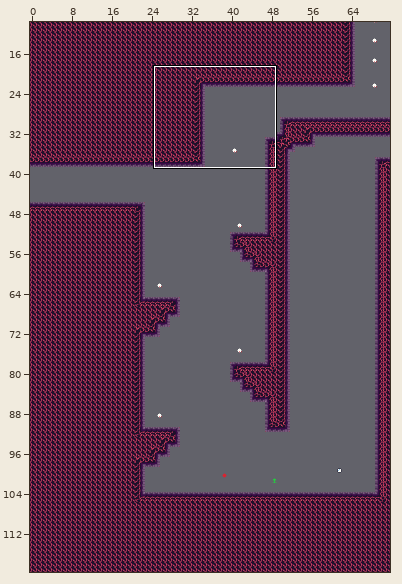
A Tiled map (JSON) gets an edit: assets/world/room/fire1a.json. The picture above shows the old version from afar; the outline marks the close-up.
Close-up. Before the commit:
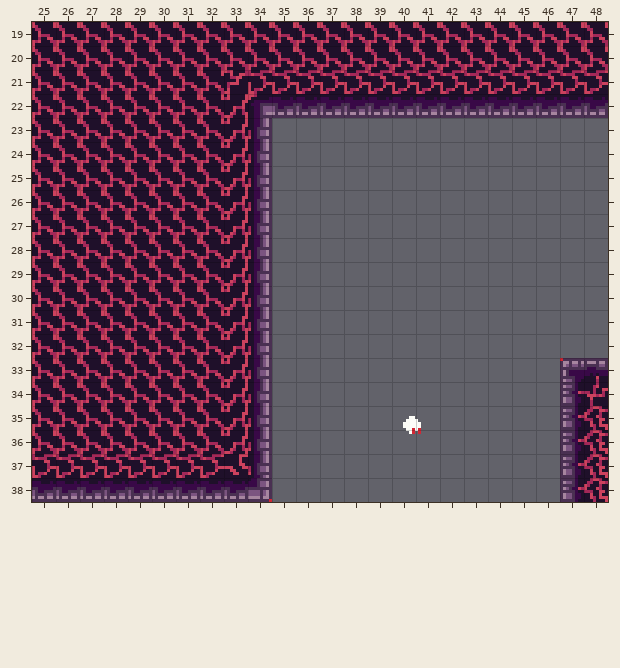
Cells are 8x8 px. Shown: x 25..48, y 19..38. The commit also changed other parts of the map, which this record leaves out.
After the commit:
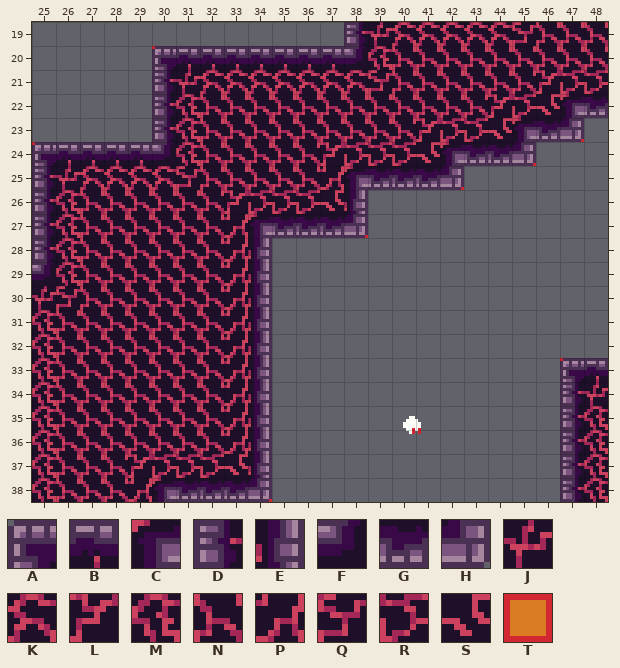
Key: from "fire": A 0, B 1, C 3, D 13, E 15, F 17, G 27, H 28, J 49, K 50, L 60, M 62, N 63, P 64, Q 74, R 76, S 77; from "tools": T 1 "ground".
_ is an empty cell, # one hidden under a higher layer.
The exact change:
Layer "draft":
y 19: x 25..37 ############# -> _____________
y 20..22: x 25..29 ##### -> _____
y 23: x 25..29 ##### -> _____; x 47 _ -> T
y 24: x 45 _ -> T
y 25: x 42 _ -> T
y 27: x 38 _ -> T
Layer "map":
y 19: x 25..45 NNNNNNNNNNNNNNNNNNNNN -> _____________DJKKKKKQ
y 20: x 25..39 NNNNNNNNNNNNNNN -> _____ABBBBBBBFM
y 21: x 25..46 NNNNNNNNLRRRRRRRRRRRRR -> _____DJKKKKKKKQNNNNNNL
y 22: x 25..31 NNNNNNN -> _____DM; x 33..47 PCGGGGGGGGGGGGG -> NNNNNNNNNNNLRSC
y 23: x 25..31 NNNNNNN -> _____DM; x 33..47 PE_____________ -> NNNNNNNNLRRSCGH
y 24: x 25..31 NNNNNNN -> ABBBBFM; x 33..45 PE___________ -> NNNNLRRRSCGGH
y 25: x 25..31 NNNNNNN -> DJKKKKQ; x 33..42 PE________ -> NNNNPCGGGH
y 26: x 25..26 NN -> DM; x 33..38 PE____ -> LRRRSE
y 27: x 25..26 NN -> DM; x 34..38 E____ -> CGGGH
y 28: x 25..26 NN -> DM
y 29: x 25..26 NN -> FM
y 30: x 25..26 NN -> JQ
y 31..36: x 25 N -> M
y 37: x 25..29 RRRRR -> MNNNL
y 38: x 25..30 GGGGGG -> MNNNPC
Changed places in both close-ups, as pixel boxes (x1, y1, x2, y2):
changed: (32, 22, 584, 502)
